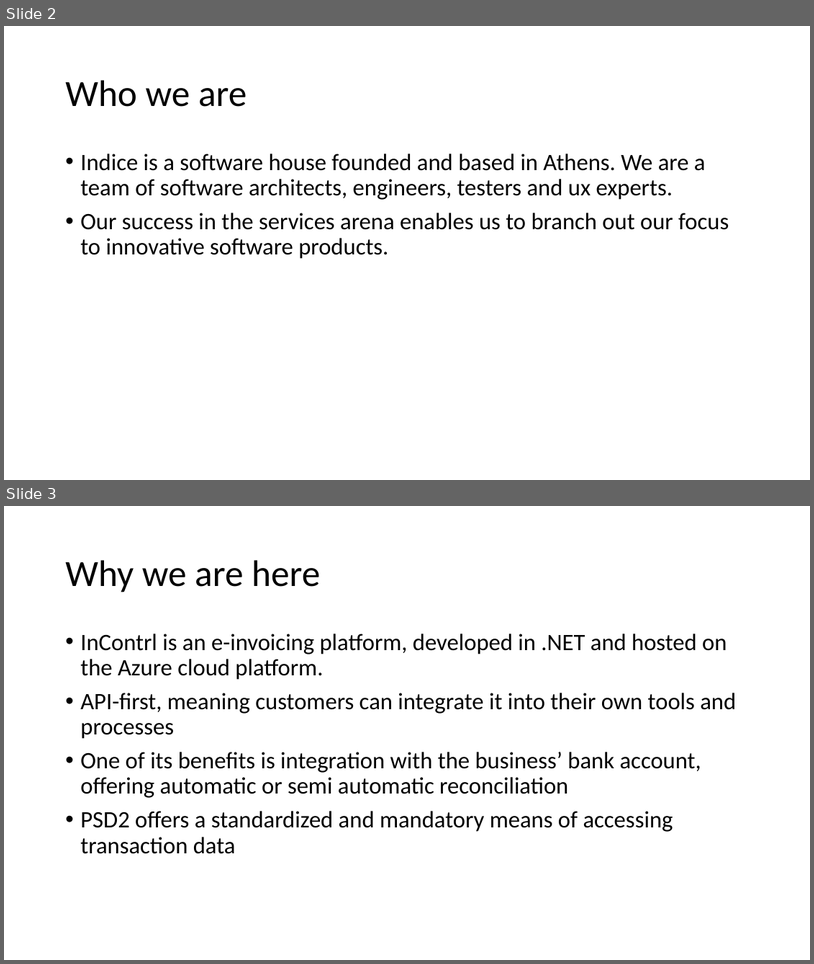
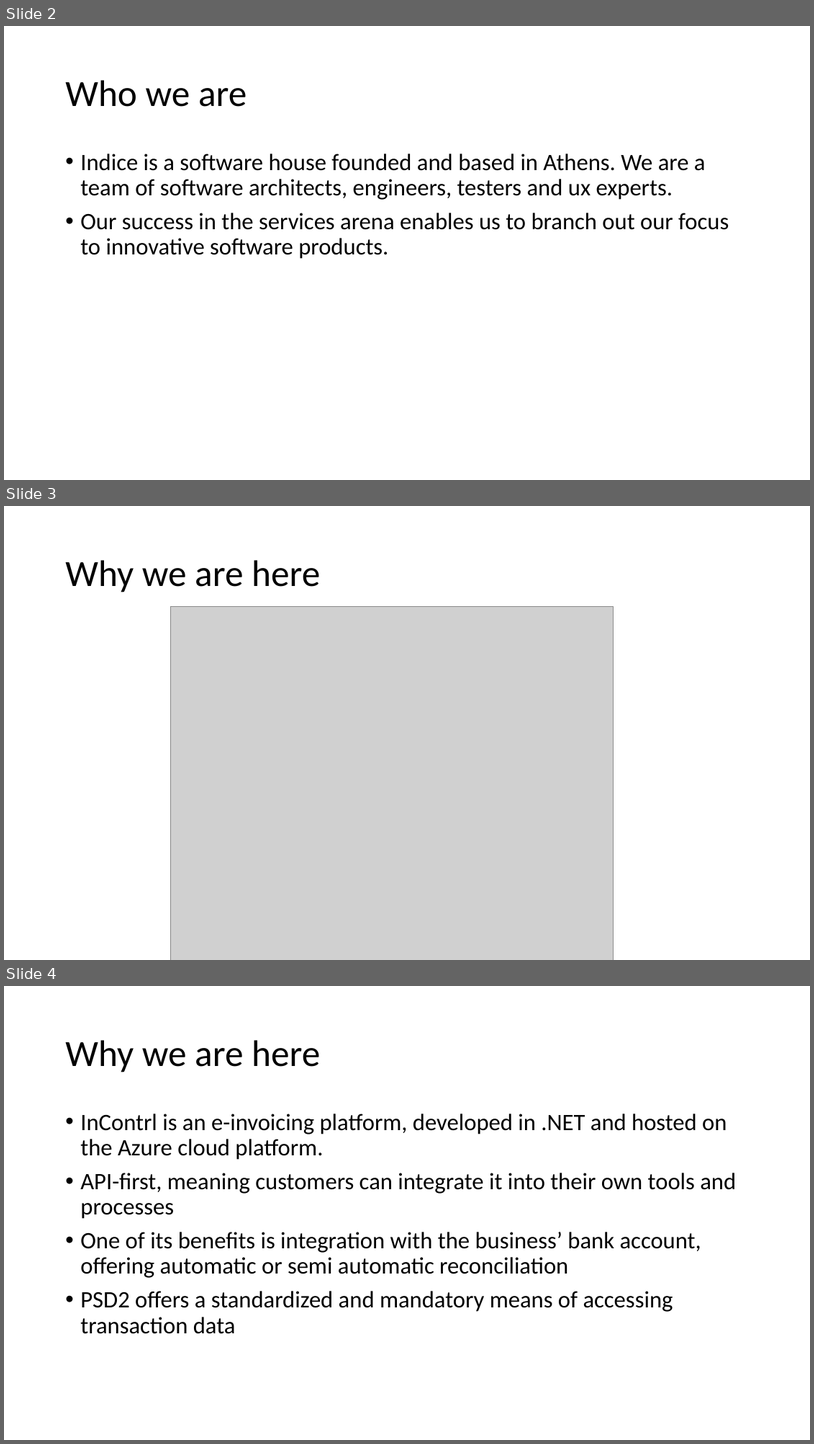
Before and after one commit to crowdhackathon-fintech2/INDICE, a slide deck: inControl - PSD2 powered.pptx. Shown one above the other, each under a label of ours: slides 2 and 3 before the commit, slides 2, 3 and 4 after it. The pictures are 814x964 and 814x1444 pixels, drawn with LibreOffice and Linux fonts; fonts in the diff are those of the drawing; grey boxes stand for pictures. Boxes give left, top, right and bottom in pixels: in the first picture for what was removed or moved away, otherwise in the second. Text is boxed around its words. In the diff, an @@ line names an element or a change of style, - is before the commit and + after.

Commit message:
llala

```diff
--- a/inControl - PSD2 powered.pptx
+++ b/inControl - PSD2 powered.pptx
@@ slide 3 added at <box>4,506,810,960</box>, background #FFFFFF @@
@@ title added at <box>65,560,320,592</box>, 44 pt, text #000000 @@
+Why we are here
@@ picture added at <box>170,606,614,960</box> @@
@@ what was slide 3 is now slide 4 @@
```
